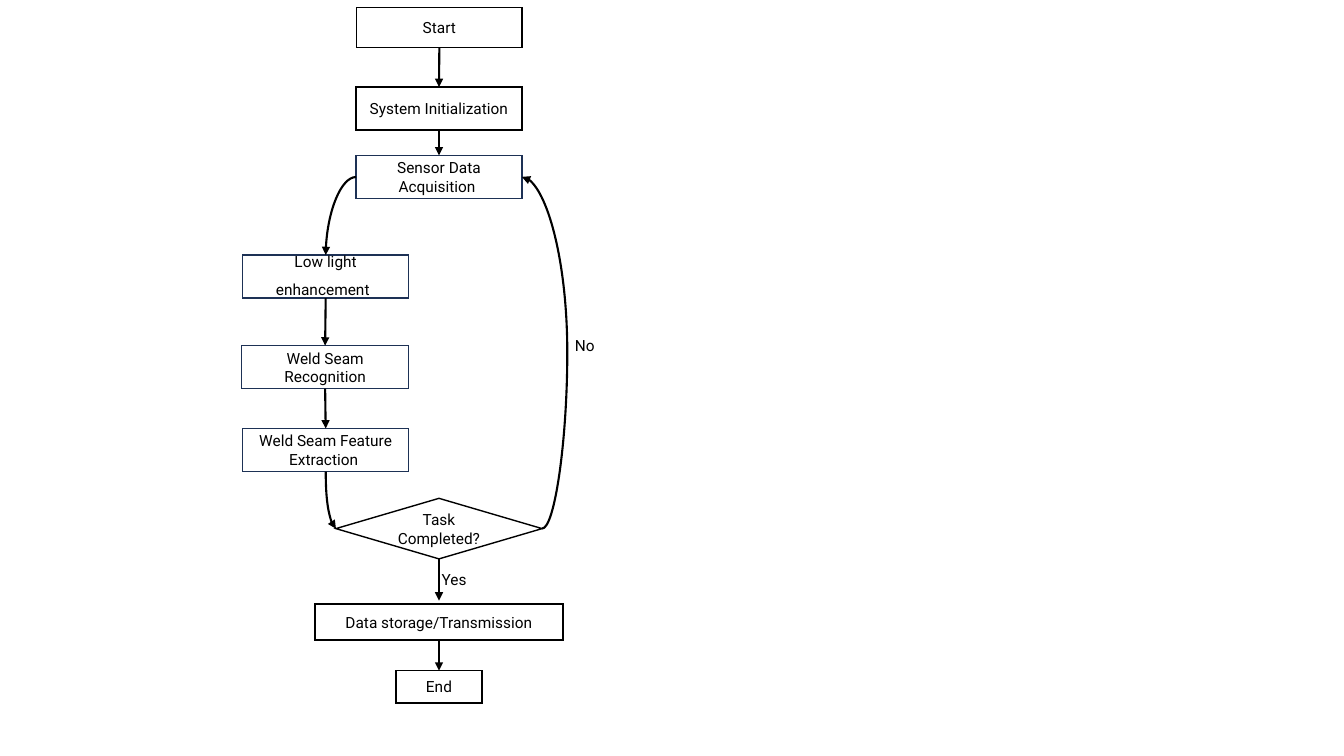
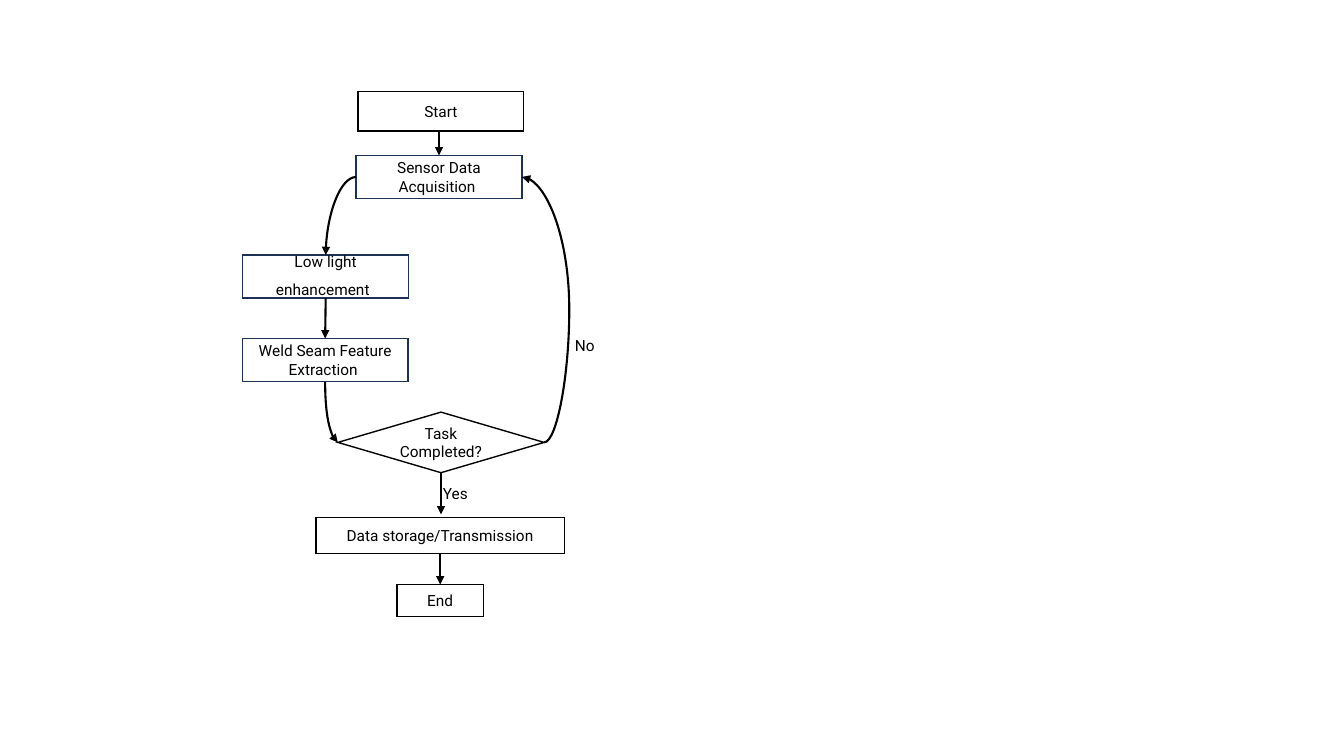
Before and after one commit to maskjoer/my-deep-learning-notes, a slide deck: slide 5 of My_papers/演示文稿1.pptx. Drawn at 1344x756 pixels with LibreOffice and Linux fonts; fonts in the diff are those of the drawing. Boxes give left, top, right and bottom in pixels: in the first picture for what was removed or moved away, otherwise in the second. Text is boxed around its words. In the diff, an @@ line names an element or a change of style, - is before the commit and + after.

```diff
--- a/My_papers/演示文稿1.pptx
+++ b/My_papers/演示文稿1.pptx
@@ arrow removed from (440, 47) to (440, 87) @@
@@ rectangle removed at bbox=[356, 87, 521, 130] @@
-System Initialization
@@ rectangle "Start": place and size @@
-rectangle "Start" at bbox=[357, 8, 522, 47]
+rectangle "Start" at bbox=[358, 92, 523, 131]
@@ curved arrow moved from (542, 528) - (522, 177) to (544, 443) - (522, 177) @@
@@ arrow moved from (326, 298) - (326, 346) to (326, 298) - (326, 339) @@
@@ rectangle "Weld Seam Feature Extraction": place and size @@
-rectangle "Weld Seam Feature Extraction" at bbox=[243, 429, 408, 472]
+rectangle "Weld Seam Feature Extraction" at bbox=[242, 339, 407, 382]
@@ rectangle removed at bbox=[242, 346, 409, 389] @@
-Weld Seam Recognition
@@ curved arrow moved from (326, 472) - (336, 528) to (326, 382) - (338, 443) @@
@@ arrow removed from (326, 389) to (326, 429) @@
@@ 2 rectangles, 2 arrows, 1 diamond, 1 text: place and size @@
-2 rectangles, 2 arrows, 1 diamond, 1 text at bbox=[315, 498, 563, 703]
+2 rectangles, 2 arrows, 1 diamond, 1 text at bbox=[317, 412, 565, 617]
```
Also in this commit, not shown: 1 slide added, 1 slide removed, 12 other files.
